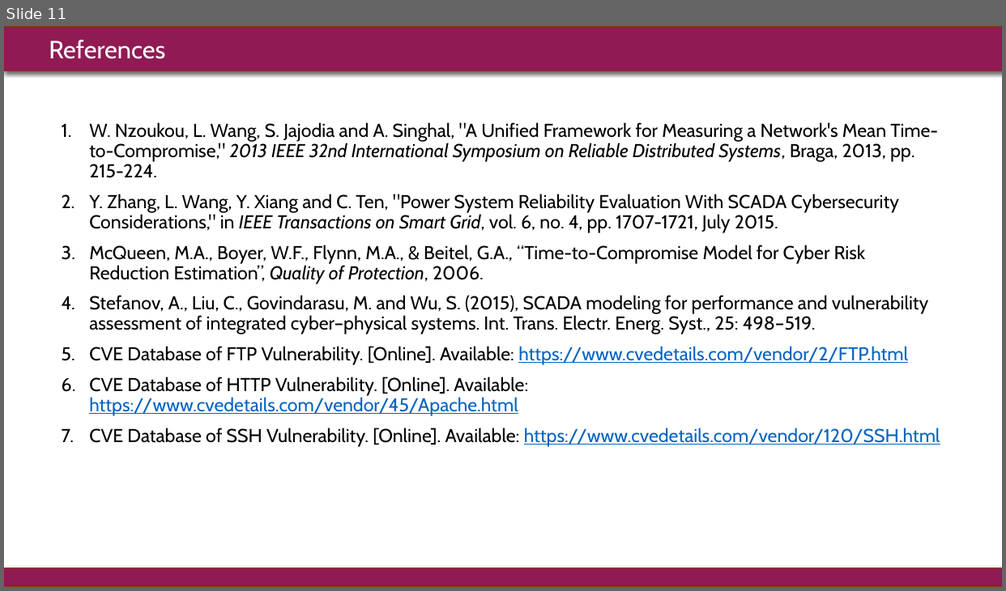
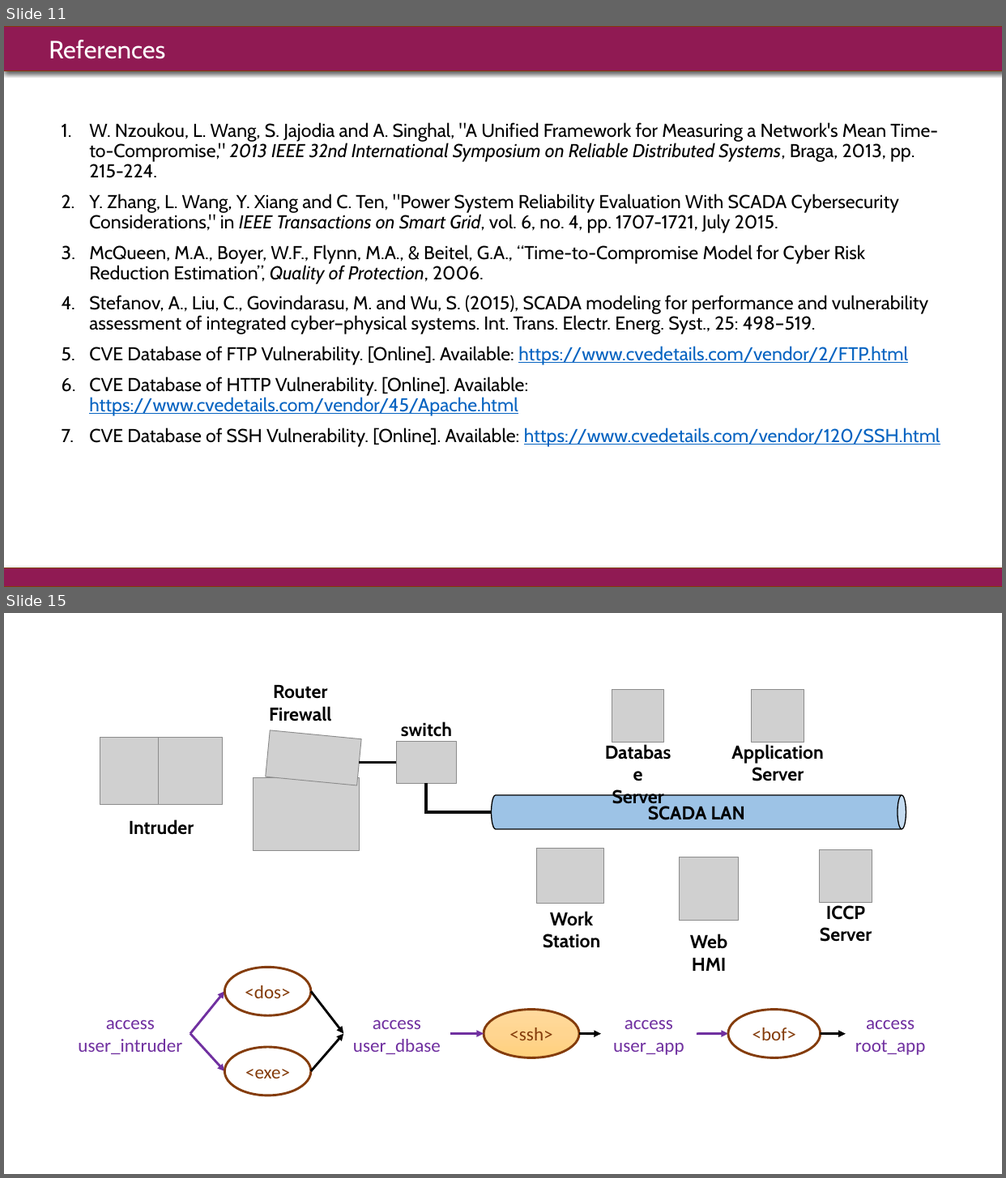
Before and after one commit to rounak-meyur/cps-security, a slide deck: class/final-presentation.pptx. Shown one above the other, each under a label of ours: slide 11 before the commit, slides 11 and 15 after it; the slides between them are not shown. The pictures are 1006x591 and 1006x1178 pixels, drawn with LibreOffice and Linux fonts; fonts in the diff are those of the drawing; grey boxes stand for pictures. Boxes give left, top, right and bottom in pixels: in the first picture for what was removed or moved away, otherwise in the second. Text is boxed around its words. In the diff, an @@ line names an element or a change of style, - is before the commit and + after.

```diff
--- a/class/final-presentation.pptx
+++ b/class/final-presentation.pptx
@@ slide 15 added at <box>4,613,1002,1174</box>, background #FFFFFF @@
@@ group added at <box>78,685,926,1096</box>: 12 texts, 10 pictures, 8 arrows, 4 ellipses, 1 cylinder, 1 elbow line, 1 line @@
+access
+user_intruder
+access user_dbase
+<bof>
+access
+root_app
+<dos>
+access
+user_app
+<exe>
+<ssh>
+Intruder
+Web HMI
+Router
+Firewall
+SCADA LAN
+Work
+Station
+Database
+Server
+switch
+Application
+Server
+ICCP
+Server
```
Also in this commit, not shown: 2 slides changed, 3 other slides added, 32 other files.
